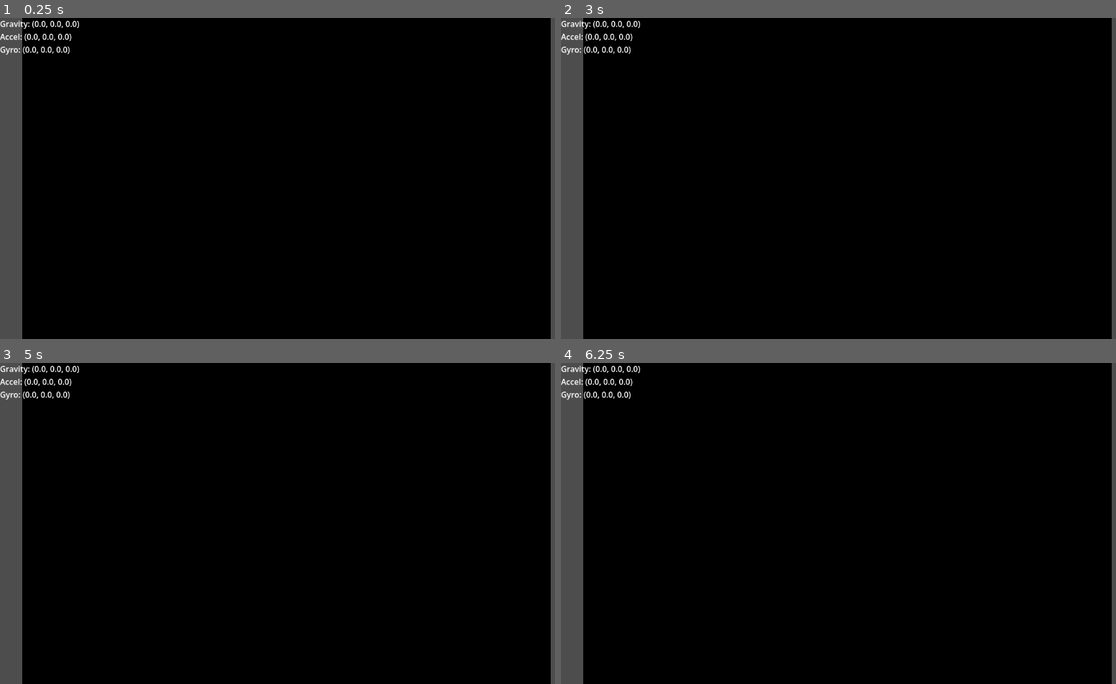
Above: before the commit, frames 1-4 (two rows, left to right).
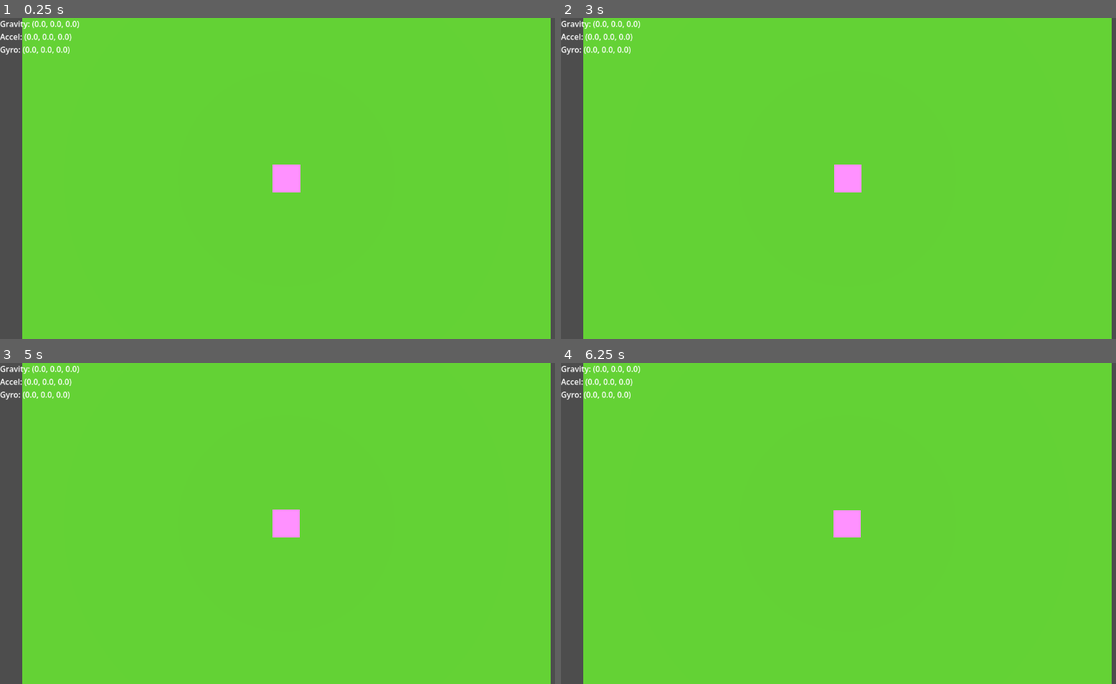
Above: after the commit, the same moments.

Repository: MatthieuLJ/no_dice
Game: Godot game, scene res://die.tscn
Two runs of this game, one before a commit and one after it. Both use one fixed random seed, a clock stepped at 60 frames per second and the inputs below.
Inputs:
- Up to frame 1 (0.25 s): no input
- Up to frame 2 (3 s): tap Enter at 0.5, 2 s; hold Right (ui_right) 0.53-1.28 s; tap R every 0.75 s from 0.6 to 2.85 s; tap Space at 1.25, 2.75 s; hold Down (ui_down) 1.28-2.03 s; hold Right (ui_right) 2.03-2.78 s; hold Up (ui_up) from 2.78 s (still down)
- Up to frame 3 (5 s): tap Enter at 3.5 s; release Up (ui_up) at 3.53 s; hold Left (ui_left) from 3.53 s (still down); tap R at 3.6, 4.35 s; tap Space at 4.25 s
- Up to frame 4 (6.25 s): release Left (ui_left) at 5.03 s; hold Down (ui_down) 5.03-5.78 s; tap R at 5.1, 5.85 s; hold Right (ui_right) from 5.78 s (still down)

The runs differ from the first frame. In frame 1, 95% of the frame differs, in the area x 4-100%, y 0-100%; in frame 2, 95%; in frame 3, 95%; in frame 4, 95%.

Commit message:
Fix some of the lighting

Diff:
--- a/die.tscn
+++ b/die.tscn
@@ -59,13 +59,14 @@
 mesh = SubResource("BoxMesh_fl3nv")
 
 [node name="DirectionalLight3D" type="DirectionalLight3D" parent="." unique_id=68554707]
-transform = Transform3D(1, 0, 0, 0, 0.70710695, 0.70710695, 0, -0.70710695, 0.70710695, 0, 1.5, 1)
-layers = 0
-light_color = Color(0.8145645, 0.89032847, 0.7817355, 1)
-light_energy = 16.0
+transform = Transform3D(1, 0, 0, 0, -4.37114e-08, 1.0000002, 0, -1.0000002, -4.37114e-08, 0, 1.5, 1)
+light_color = Color(0.8555428, 0.90192854, 0.49905372, 1)
+light_energy = 8.0
 light_indirect_energy = 5.336
 light_angular_distance = 30.0
 shadow_enabled = true
+shadow_bias = 0.04
+shadow_normal_bias = 1.2
 
 [node name="Camera3D" type="Camera3D" parent="." unique_id=50445828]
 transform = Transform3D(1, 0, 0, 0, -4.371139e-08, 1, 0, -1, -4.371139e-08, 0, 5, 0)
